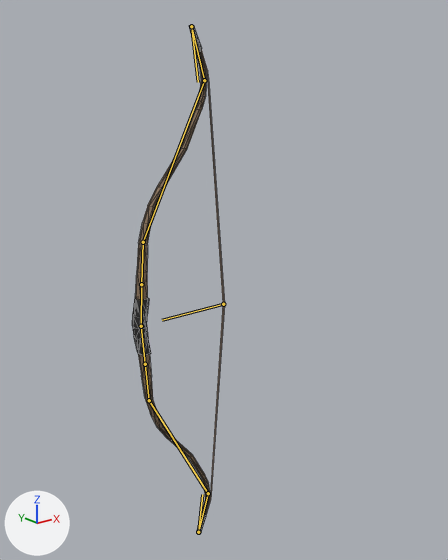
The glTF model ScoopsField/res/items/shortbow/shortbow.glb: old version first, new version second.
Both versions are drawn from a 50 mm lens placed at (-0.498, -0.845, 0.384), pointed at (0.191, 0.017, 0.039). Arrows for +X, +Y and +Z are at lower left; the lights stay in place. The older version comes first. Both versions are drawn at frame 23 of the action 'bow_draw'; the numbers are the values there. The bones that change, and the others that lie on the model, are drawn over the model as lines. Mesh edges are drawn as thin lines.

Objects in the first picture: 'Shortbow'.
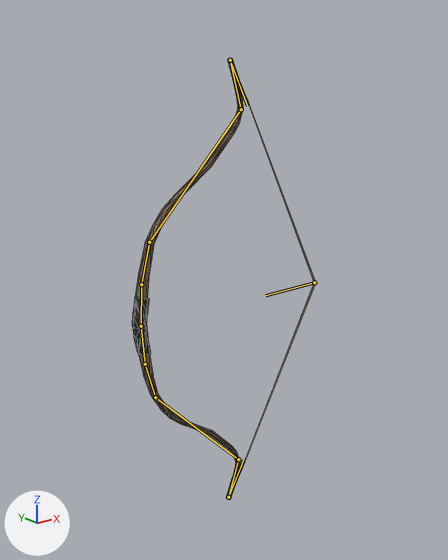
Location of each change, (x1, y1, x2, y2) in pixels of the pictures (448 x 560 px):
'Shortbow', posed (97% wider, 13% shorter)
    before: (132, 25, 225, 534)
    after: (132, 59, 316, 500)
bone 'Root.009', root to tip
    before: (141, 284) to (143, 242)
    after: (141, 284) to (149, 242)
bone 'Root.002', root to tip
    before: (143, 242) to (204, 80)
    after: (149, 242) to (241, 109)
bone 'Root.003', root to tip
    before: (204, 80) to (191, 26)
    after: (241, 109) to (230, 60)
bone 'Root.010', root to tip
    before: (145, 364) to (149, 400)
    after: (145, 364) to (155, 397)
bone 'Root.005', root to tip
    before: (149, 400) to (208, 493)
    after: (155, 397) to (238, 459)
bone 'Root.006', root to tip
    before: (208, 493) to (198, 532)
    after: (238, 459) to (228, 497)
bone 'String', root to tip
    before: (223, 304) to (162, 320)
    after: (314, 282) to (265, 295)

Diff of the bpy script that builds the scene:
```diff
--- a/ScoopsField/res/items/shortbow/shortbow.glb.py
+++ b/ScoopsField/res/items/shortbow/shortbow.glb.py
@@ bone_root_009 @@
 bone_root_009 = bpy.data.objects['BowArmature'].pose.bones['Root.009']  # child of 'Root.001'
-bone_root_009.rotation_quaternion = (1.0, -0.001, 0.0, -0.008)  # degrees (0, 0, -1)
+bone_root_009.rotation_quaternion = (0.995, -0.005, -0.002, -0.098)  # degrees (-1, 0, -11)
@@ bone_root_002 @@
 bone_root_002 = bpy.data.objects['BowArmature'].pose.bones['Root.002']  # child of 'Root.009'
-bone_root_002.rotation_quaternion = (1.0, -0.001, 0.0, -0.003)  # degrees (0, 0, 0)
+bone_root_002.rotation_quaternion = (0.999, -0.022, -0.002, -0.048)  # degrees (-3, 0, -6)
@@ bone_root_003 @@
 bone_root_003 = bpy.data.objects['BowArmature'].pose.bones['Root.003']  # child of 'Root.002'
-bone_root_003.rotation_quaternion = (1.0, -0.006, 0.0, 0.023)  # degrees (-1, 0, 3)
+bone_root_003.rotation_quaternion = (0.987, -0.049, 0.002, 0.156)  # degrees (-6, 1, 18)
@@ bone_root_010 @@
 bone_root_010 = bpy.data.objects['BowArmature'].pose.bones['Root.010']  # child of 'Root.004'
-bone_root_010.rotation_quaternion = (1.0, 0.001, 0.0, -0.008)  # degrees (0, 0, -1)
+bone_root_010.rotation_quaternion = (0.995, 0.005, 0.002, -0.098)  # degrees (1, 0, -11)
@@ bone_root_005 @@
 bone_root_005 = bpy.data.objects['BowArmature'].pose.bones['Root.005']  # child of 'Root.010'
-bone_root_005.rotation_quaternion = (1.0, 0.001, 0.0, -0.003)  # degrees (0, 0, 0)
+bone_root_005.rotation_quaternion = (0.999, 0.022, 0.002, -0.048)  # degrees (3, 0, -6)
@@ bone_root_006 @@
 bone_root_006 = bpy.data.objects['BowArmature'].pose.bones['Root.006']  # child of 'Root.005'
-bone_root_006.rotation_quaternion = (1.0, 0.006, 0.0, 0.023)  # degrees (1, 0, 3)
+bone_root_006.rotation_quaternion = (0.987, 0.049, -0.002, 0.156)  # degrees (6, -1, 18)
@@ bone_string @@
 bone_string = bpy.data.objects['BowArmature'].pose.bones['String']
-bone_string.location = (0.0, -0.042, 0.0)
+bone_string.location = (0.0, -0.269, 0.014)
```
